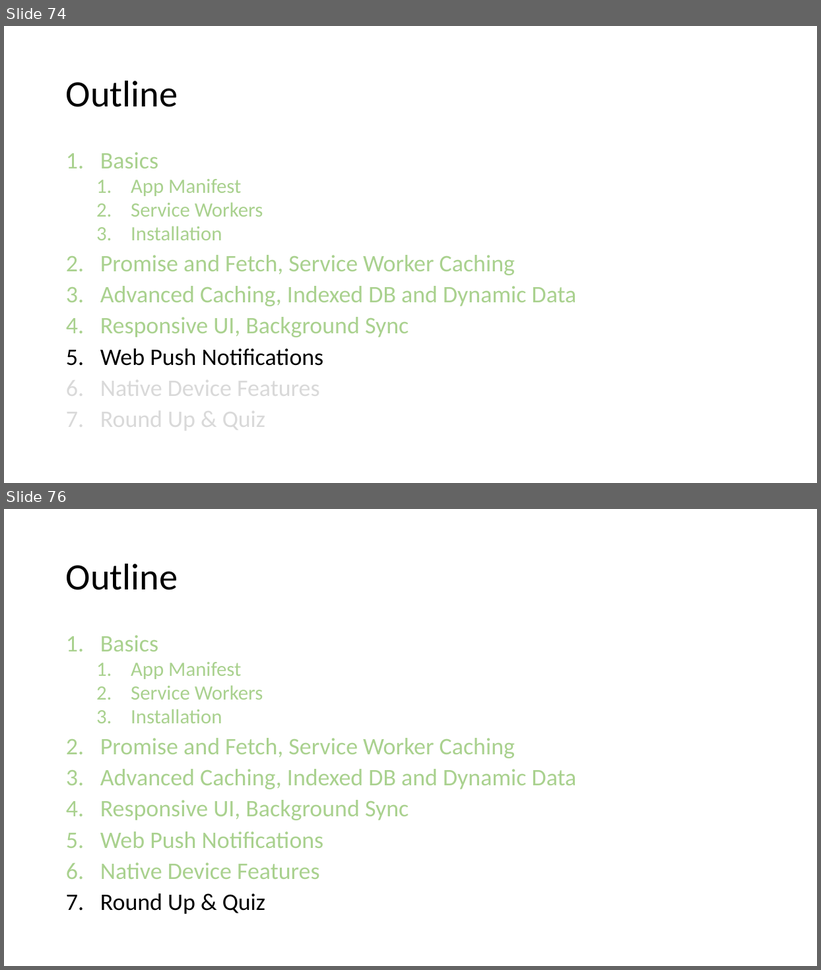
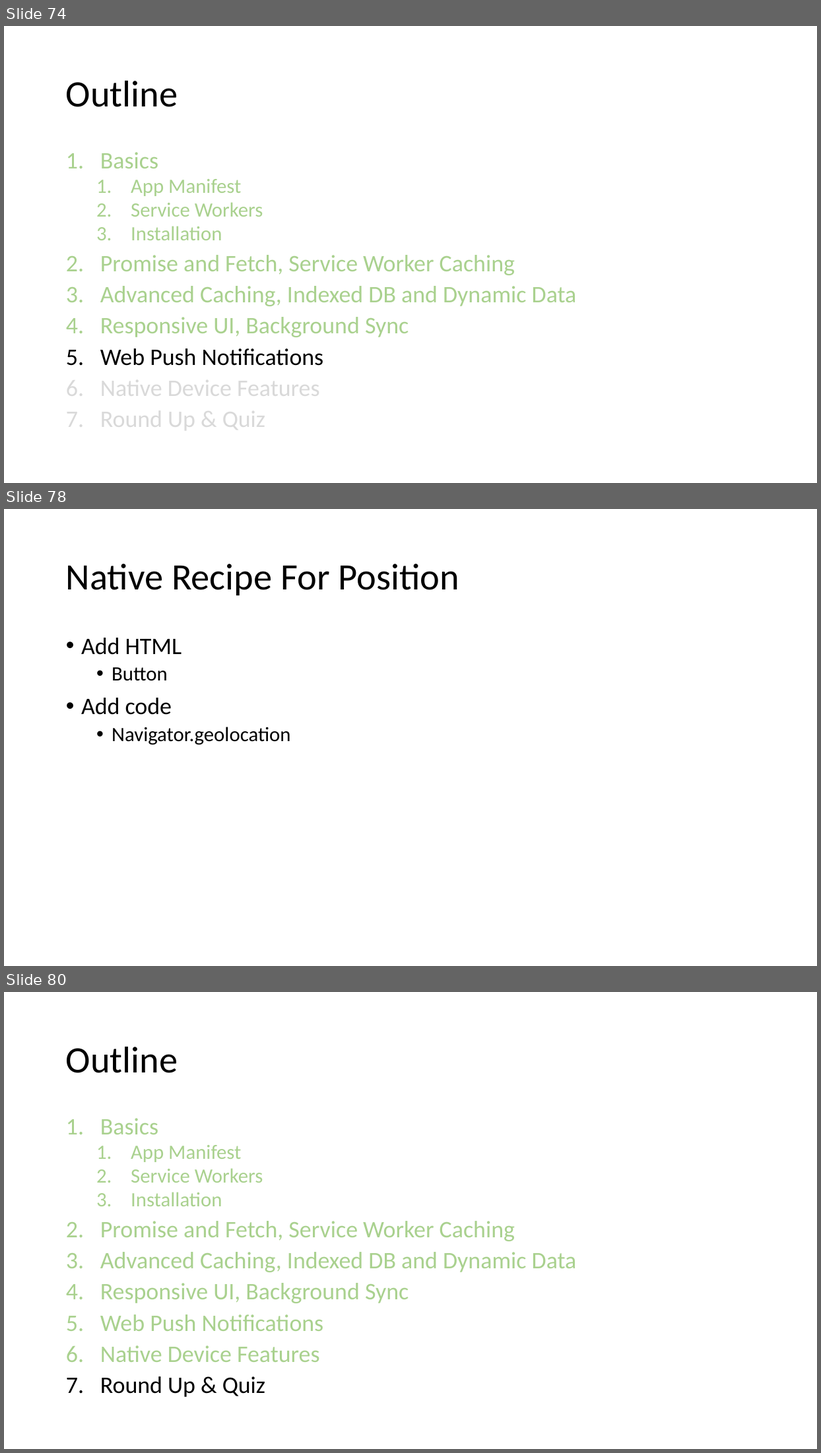
Before and after one commit to SteveNox/PWACourseProgress, a slide deck: course/Progressive Web Apps.pptx. Shown one above the other, each under a label of ours: slides 74 and 76 before the commit, slides 74, 78 and 80 after it; the slides between them are not shown. The pictures are 821x970 and 821x1453 pixels, drawn with LibreOffice and Linux fonts; fonts in the diff are those of the drawing. Boxes give left, top, right and bottom in pixels: in the first picture for what was removed or moved away, otherwise in the second. Text is boxed around its words. In the diff, an @@ line names an element or a change of style, - is before the commit and + after.

Commit message:
add camera and position

```diff
--- a/course/Progressive Web Apps.pptx
+++ b/course/Progressive Web Apps.pptx
@@ slide 78 added at (4,509,817,966), background #FFFFFF @@
@@ title added at (66,564,459,595), 44 pt, text #000000 @@
+Native Recipe For Position
@@ text added at (81,638,290,745), 24 pt, text #000000 @@
+• Add HTML
+  • Button
+• Add code
+  • Navigator.geolocation
@@ what was slide 76 is now slide 80 @@
```
Also in this commit, not shown: 1 slide changed, 3 other slides added, 4 other files.
